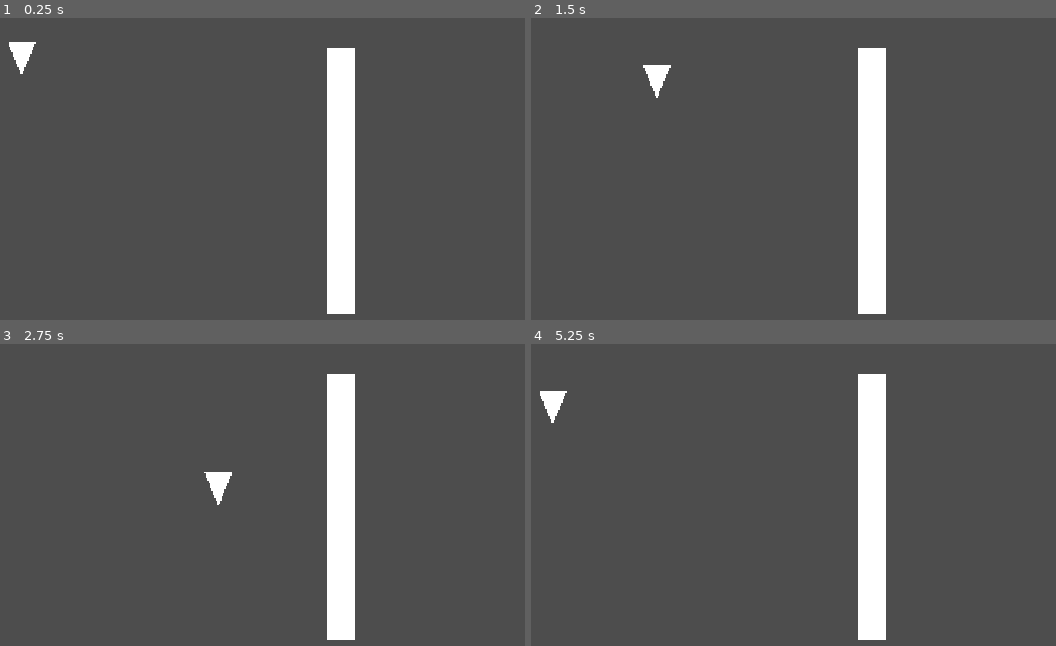
Above: before the commit, frames 1-4 (two rows, left to right).
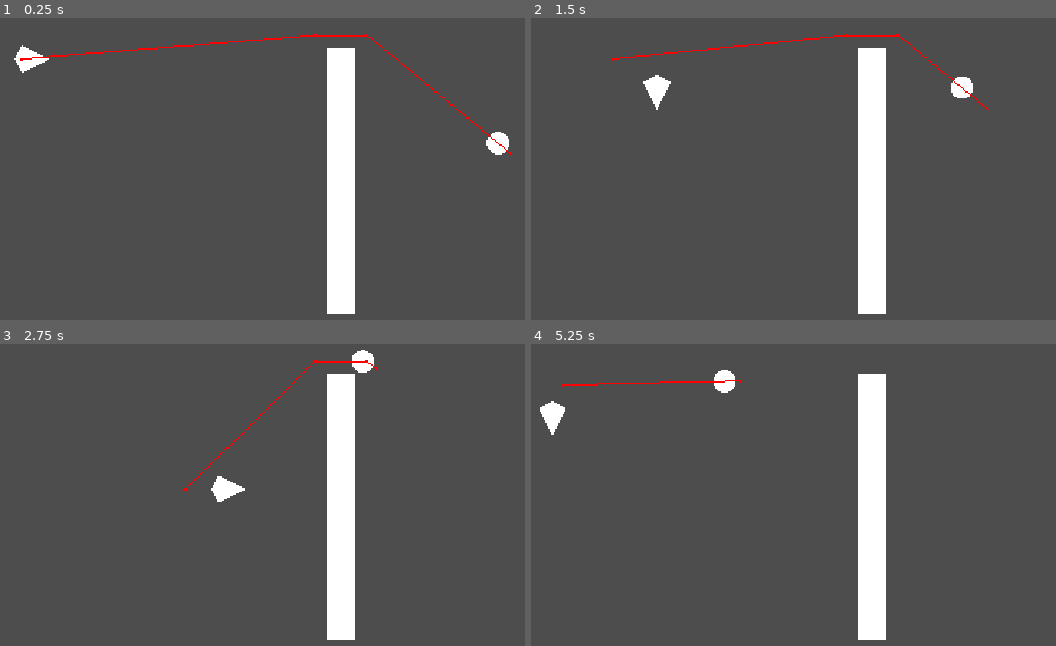
Above: after the commit, the same moments.

Repository: JustinBJ-Dev/Untitled-Stealth-Game-For-School
Game: Godot game, scene res://test.tscn
The game is run twice, just before and just after one commit, with the same random seed, the same clock (stepped at 60 frames per second) and the same inputs.
Inputs:
- Up to frame 1 (0.25 s): no input
- Up to frame 2 (1.5 s): hold D (input_right) 0.53-1.28 s; hold S (input_down) from 1.28 s (still down)
- Up to frame 3 (2.75 s): release S (input_down) at 2.03 s; hold D (input_right) from 2.03 s (still down)
- Up to frame 4 (5.25 s): release D (input_right) at 2.78 s; hold W (input_up) 2.78-3.53 s; hold A (input_left) 3.53-5.03 s; hold S (input_down) from 5.03 s (still down)

The runs differ from the first frame. In frame 1, 1.0% of the frame differs, in the area x 1-98%, y 5-46%; in frame 2, 1.0%; in frame 3, 0.7%; in frame 4, 0.8%.

Commit message:
Added enemy navigation
Made a test enemy and and added simple navigation to it

Diff:
--- a/untitled-stealth-game/player.gd
+++ b/untitled-stealth-game/player.gd
@@ -11,5 +11,6 @@
 
 
 func _physics_process(delta: float) -> void:
+	self.look_at(global_position + velocity)
 
 	move_and_slide()
--- a/untitled-stealth-game/player.tscn
+++ b/untitled-stealth-game/player.tscn
@@ -7,6 +7,8 @@
 
 [sub_resource type="PrismMesh" id="PrismMesh_p7o00"]
 
+[sub_resource type="PrismMesh" id="PrismMesh_pj23d"]
+
 [sub_resource type="CapsuleShape2D" id="CapsuleShape2D_t5fij"]
 radius = 8.0
 height = 32.0
@@ -15,11 +17,20 @@
 script = ExtResource("1_onrkg")
 
 [node name="MeshInstance2D" type="MeshInstance2D" parent="." unique_id=1059612354]
-scale = Vector2(40, 48.000004)
+position = Vector2(19.999998, 0)
+rotation = -1.5707964
+scale = Vector2(40, 40.000004)
 mesh = SubResource("PrismMesh_p7o00")
 
+[node name="MeshInstance2D2" type="MeshInstance2D" parent="." unique_id=1407699166]
+position = Vector2(-4.9368896, 4.095275e-08)
+rotation = -1.5707964
+scale = Vector2(39.999996, -9.873779)
+mesh = SubResource("PrismMesh_pj23d")
+
 [node name="CollisionShape2D" type="CollisionShape2D" parent="." unique_id=1875369770]
-position = Vector2(0, -8)
+position = Vector2(12, 0)
+rotation = 1.5707964
 shape = SubResource("CapsuleShape2D_t5fij")
 
 [node name="StateMachine" type="Node" parent="." unique_id=557996560 node_paths=PackedStringArray("initail_state")]
--- a/untitled-stealth-game/test.tscn
+++ b/untitled-stealth-game/test.tscn
@@ -1,6 +1,12 @@
 [gd_scene format=3 uid="uid://bccm00g6m5xoe"]
 
 [ext_resource type="PackedScene" uid="uid://b2huk5v86713o" path="res://player.tscn" id="1_37kl0"]
+[ext_resource type="PackedScene" uid="uid://unfnr5bqlyaj" path="res://test_enemy.tscn" id="2_8uh7m"]
+
+[sub_resource type="NavigationPolygon" id="NavigationPolygon_37kl0"]
+vertices = PackedVector2Array(666, 530, 1142.1172, 638, 10, 638, 590, 530, 1149.8828, 10, 666, 110, 10, 10, 590, 110)
+polygons = Array[PackedInt32Array]([PackedInt32Array(0, 1, 2, 3), PackedInt32Array(4, 1, 0, 5), PackedInt32Array(6, 4, 5, 7), PackedInt32Array(3, 2, 6, 7)])
+outlines = Array[PackedVector2Array]([PackedVector2Array(0, 0, 1160, 0, 1152, 648, 0, 648), PackedVector2Array(600, 520, 656, 520, 656, 120, 600, 120)])
 
 [sub_resource type="QuadMesh" id="QuadMesh_hxrvi"]
 
@@ -8,6 +14,9 @@
 size = Vector2(40, 384)
 
 [node name="Test" type="Node2D" unique_id=1374419755]
+
+[node name="NavigationRegion2D" type="NavigationRegion2D" parent="." unique_id=900439969]
+navigation_polygon = SubResource("NavigationPolygon_37kl0")
 
 [node name="player" parent="." unique_id=1967735014 instance=ExtResource("1_37kl0")]
 position = Vector2(168, 144)
@@ -23,3 +32,7 @@
 [node name="CollisionShape2D" type="CollisionShape2D" parent="StaticBody2D" unique_id=438196707]
 position = Vector2(20, 192)
 shape = SubResource("RectangleShape2D_p7o00")
+
+[node name="testEnemy" parent="." unique_id=1369649150 node_paths=PackedStringArray("target") instance=ExtResource("2_8uh7m")]
+position = Vector2(872, 280)
+target = NodePath("../player")
--- /dev/null
+++ b/untitled-stealth-game/test_enemy.gd
@@ -0,0 +1,33 @@
+extends CharacterBody2D
+
+@export var nav2d : NavigationAgent2D
+@export var target : Node2D
+var navTimer : Timer
+
+func _ready() -> void:
+	navTimer = Timer.new()
+	navTimer.set_wait_time(0.5)
+	add_child(navTimer)
+	navTimer.timeout.connect(navTimeout)
+	navTimer.start()
+
+	set_target()
+
+func _physics_process(delta: float) -> void:
+	navigation(delta)
+	move_and_slide()
+
+func set_target() -> void:
+	nav2d.target_position = target.global_position
+
+func navigation(delta) -> void:
+	if nav2d.is_navigation_finished():
+		return
+	var next_path_position: Vector2 = nav2d.get_next_path_position()
+	velocity = (
+		global_position.direction_to(next_path_position) * 100
+	)
+	pass
+
+func navTimeout():
+	set_target()
--- /dev/null
+++ b/untitled-stealth-game/test_enemy.tscn
@@ -0,0 +1,23 @@
+[gd_scene format=3 uid="uid://unfnr5bqlyaj"]
+
+[ext_resource type="Script" uid="uid://xieq3na4dp1i" path="res://test_enemy.gd" id="1_ghv5c"]
+
+[sub_resource type="SphereMesh" id="SphereMesh_p7o00"]
+
+[sub_resource type="CircleShape2D" id="CircleShape2D_p7o00"]
+radius = 16.0
+
+[node name="testEnemy" type="CharacterBody2D" unique_id=1369649150 node_paths=PackedStringArray("nav2d")]
+script = ExtResource("1_ghv5c")
+nav2d = NodePath("NavigationAgent2D")
+
+[node name="MeshInstance2D" type="MeshInstance2D" parent="." unique_id=943960601]
+scale = Vector2(32.53629, 32.500008)
+mesh = SubResource("SphereMesh_p7o00")
+
+[node name="CollisionShape2D" type="CollisionShape2D" parent="." unique_id=1860920870]
+shape = SubResource("CircleShape2D_p7o00")
+
+[node name="NavigationAgent2D" type="NavigationAgent2D" parent="." unique_id=143890723]
+path_desired_distance = 2.0
+debug_enabled = true
Not shown, added: untitled-stealth-game/test_enemy.gd.uid
